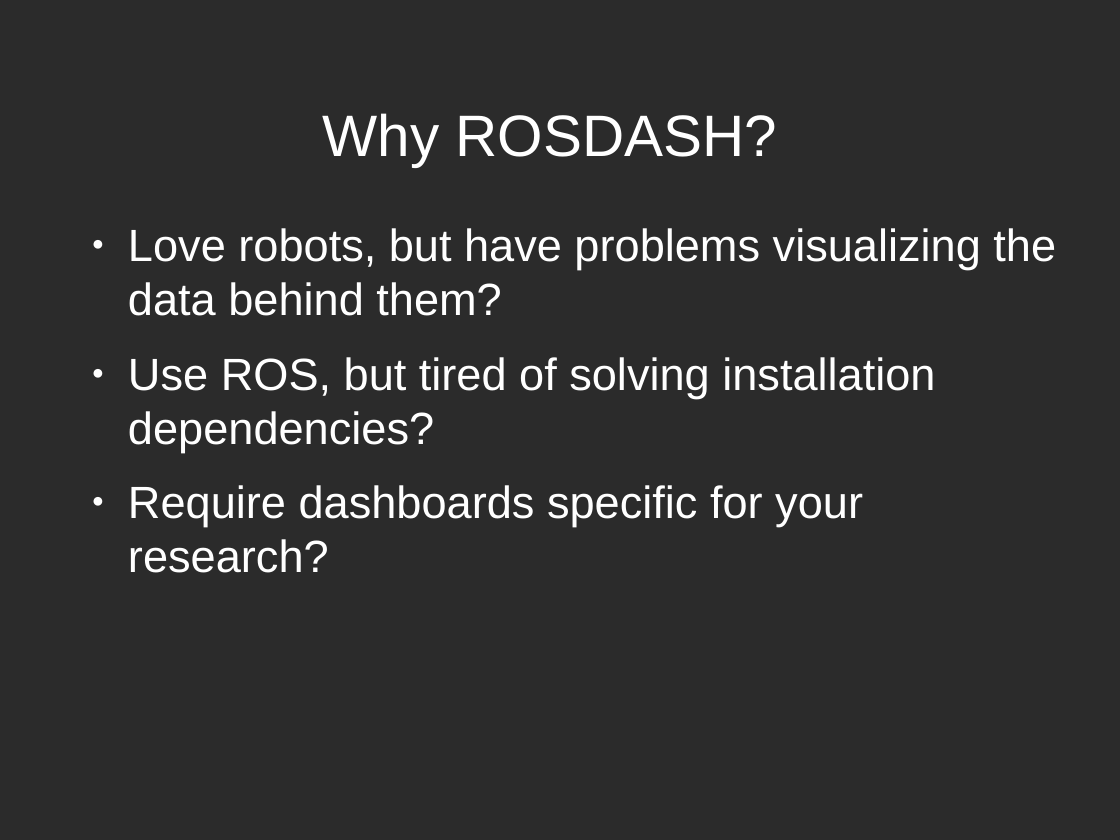
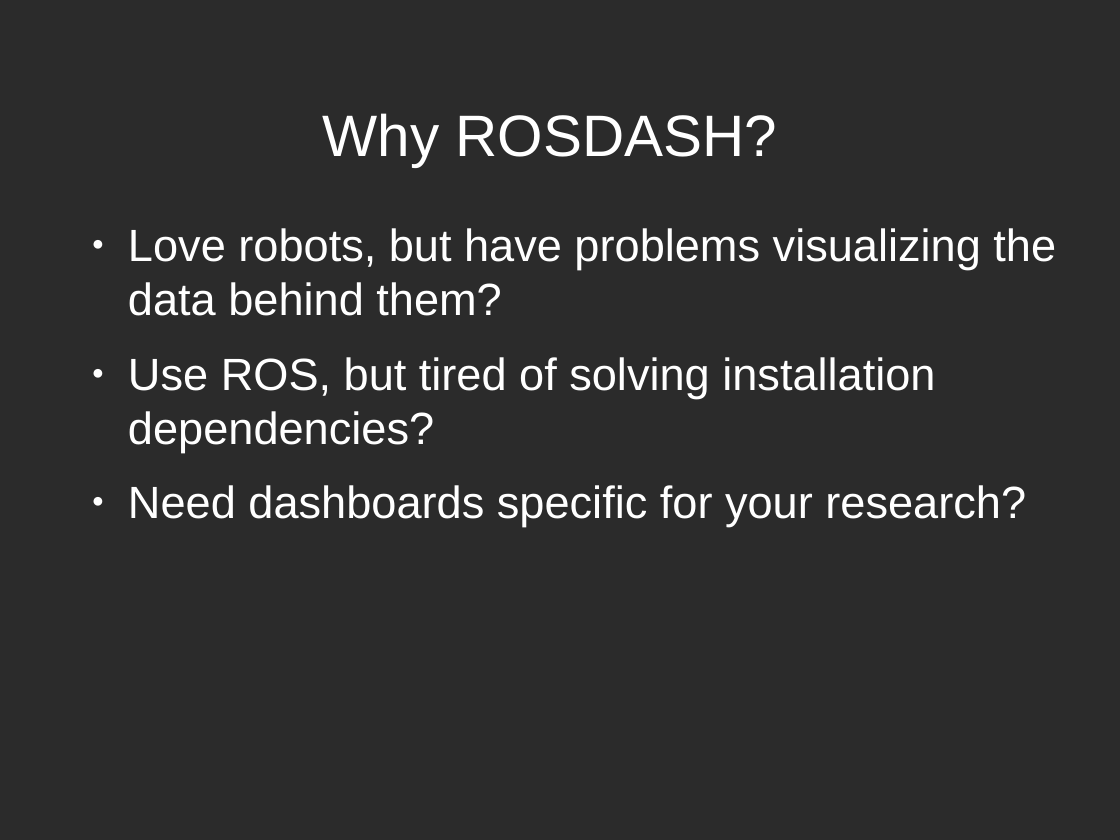
Before and after one commit to AutonomyLab/rosdash, a slide deck: slide 2 of doc/rosdash.odp. Drawn at 1120x840 pixels with LibreOffice and Linux fonts; fonts in the diff are those of the drawing; background and template pictures are left out; a plain dark background stands for a picture behind light text. Boxes give left, top, right and bottom in pixels: in the first picture for what was removed or moved away, otherwise in the second. Text is boxed around its words. In the diff, an @@ line names an element or a change of style, - is before the commit and + after.

```diff
--- a/doc/rosdash.odp
+++ b/doc/rosdash.odp
@@ text at bbox=[128, 485, 1026, 527]: text changed @@
-● Require dashboards specific for your research?
+● Need dashboards specific for your research?
```
Also in this commit, not shown: 4 other slides changed, 11 slides added, 2 slides removed, 10 other files.
